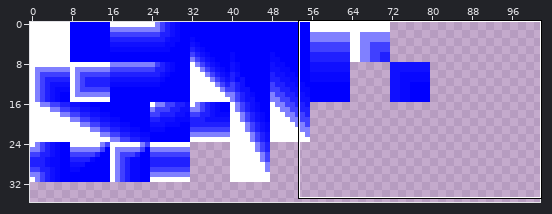
Two states of a pixel-art file, lighting.aseprite. The first picture is a wide view before the edit; the outline marks the close-up.
Close-up. The starting point:
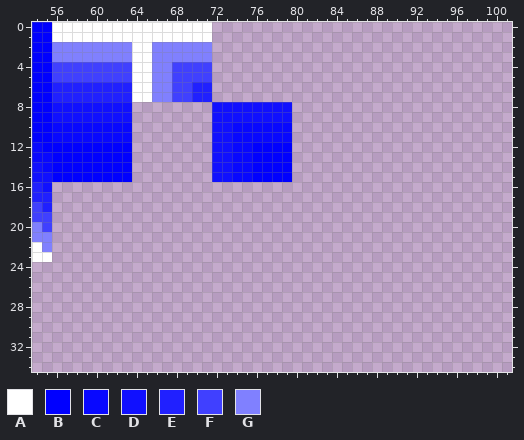
128x128 pixels, 1 frame. Colours within 5 levels of each other are drawn and written as one. Shown: x 54..101, y 0..34. The wide view leaves out empty margins.
Palette (. is transparent): A #ffffff  B #0000ff  C #0808ff  D #1010ff  E #2020ff  F #4040ff  G #8080ff
Pixels before, first column x 54:
 0 BBAAAAAAAAAAAAAAAA........
 1 BBAAAAAAAAAAAAAAAA........
 2 BBGGGGGGGGAAGGGGGG........
 3 BBGGGGGGGGAAGGGGGG........
 4 BBFFFFFFFFAAGGFFFF........
 5 BBFFFFFFFFAAGGFFFF........
 6 BBEEEEEEEEAAGGFFEE........
 7 BBEEEEEEEEAAGGFFEE........
 8 BBDDDDDDDD........DDDDDDDD
 9 BBDDDDDDDD........DDDDDDDD
10 BBCCCCCCCC........DDCCCCCC
11 BBCCCCCCCC........DDCCCCCC
12 CBBBBBBBBB........DDCCBBBB
13 CCBBBBBBBB........DDCCBBBB
14 DCBBBBBBBB........DDCCBBBB
15 DDBBBBBBBB........DDCCBBBB
16 ED........................
17 EE........................
18 FE........................
19 FF........................
20 GF........................
21 GG........................
22 AG........................
23 AA........................
New version:
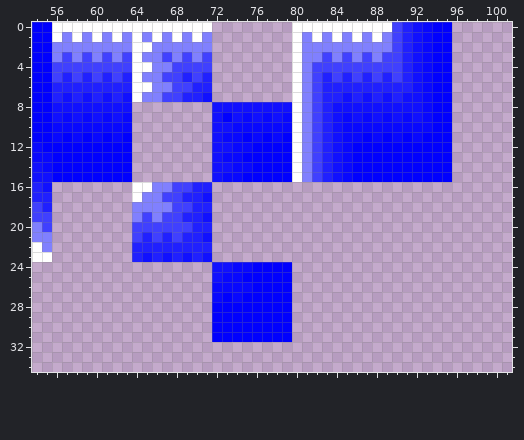
Changes in this commit:
y 0: x 80..95 ................ -> AAAAAAAAAAFEDCBB
y 1: x 57 A -> G; x 59 A -> G; x 61 A -> G; x 63 A -> G; x 65 A -> G; x 67 A -> G; x 69 A -> G; x 71 A -> G; x 80..95 ................ -> AGAGAGAGAGFEDCBB
y 2: x 80..95 ................ -> AGGGGGGGGGFEDCBB
y 3: x 57 G -> F; x 59 G -> F; x 61 G -> F; x 63 G -> F; x 65 A -> G; x 67 G -> F; x 69 G -> F; x 71 G -> F; x 80..95 ................ -> AGGFGFGFGFFEDCBB
y 4: x 80..95 ................ -> AGFFFFFFFFFEDCBB
y 5: x 57 F -> E; x 59 F -> E; x 61 F -> E; x 63 F -> E; x 65 A -> G; x 67 G -> F; x 69 F -> E; x 71 F -> E; x 80..95 ................ -> AGFEFEFEFEFEDCBB
y 6: x 80..95 ................ -> AGFEEEEEEEEEDCBB
y 7: x 57 E -> D; x 59 E -> D; x 61 E -> D; x 63 E -> D; x 65 A -> G; x 67 G -> F; x 69 F -> E; x 71 E -> D; x 80..95 ................ -> AGFEEDEDEDEDDCBB
y 8: x 80..95 ................ -> AGFEDDDDDDDDDCBB
y 9: x 57 D -> C; x 59 D -> C; x 61 D -> C; x 63 D -> C; x 73 D -> B; x 75 D -> C; x 77 D -> C; x 79..95 D................ -> CAGFEDCDCDCDCDCBB
y 10: x 80..95 ................ -> AGFEDCCCCCCCCCBB
y 11: x 57 C -> B; x 59 C -> B; x 61 C -> B; x 63 C -> B; x 73 D -> C; x 75 C -> B; x 77 C -> B; x 79..95 C................ -> BAGFEDCCBCBCBCBBB
y 12: x 80..95 ................ -> AGFEDCBBBBBBBBBB
y 13: x 73 D -> C; x 75 C -> B; x 80..95 ................ -> AGFEDCBBBBBBBBBB
y 14: x 80..95 ................ -> AGFEDCBBBBBBBBBB
y 15: x 73 D -> C; x 75 C -> B; x 80..95 ................ -> AGFEDCBBBBBBBBBB
y 16: x 64..71 ........ -> AAGGFFEE
y 17: x 64..71 ........ -> AGGFFEED
y 18: x 64..71 ........ -> GGGGFFEE
y 19: x 64..71 ........ -> GFGFFEED
y 20: x 64..71 ........ -> FFFFFFEE
y 21: x 64..71 ........ -> FEFEFEED
y 22: x 64..71 ........ -> EEEEEEEE
y 23: x 64..71 ........ -> EDEDEDED
y 24: x 72..79 ........ -> DDCCBBBB
y 25: x 72..79 ........ -> DCCBBBBB
y 26: x 72..79 ........ -> CCCCBBBB
y 27: x 72..79 ........ -> CBCBBBBB
y 28..31: x 72..79 ........ -> BBBBBBBB
Pixel boxes of the changes (left, top, right, bottom) in both close-ups:
changed: (62, 22, 452, 342)
